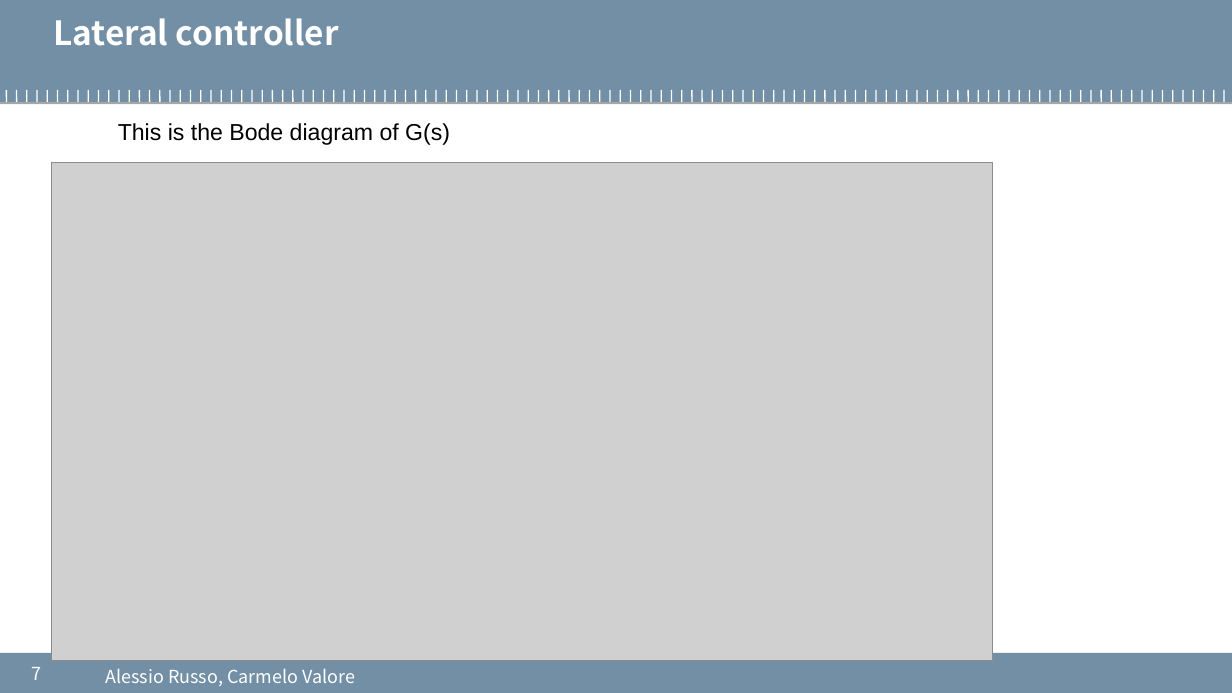
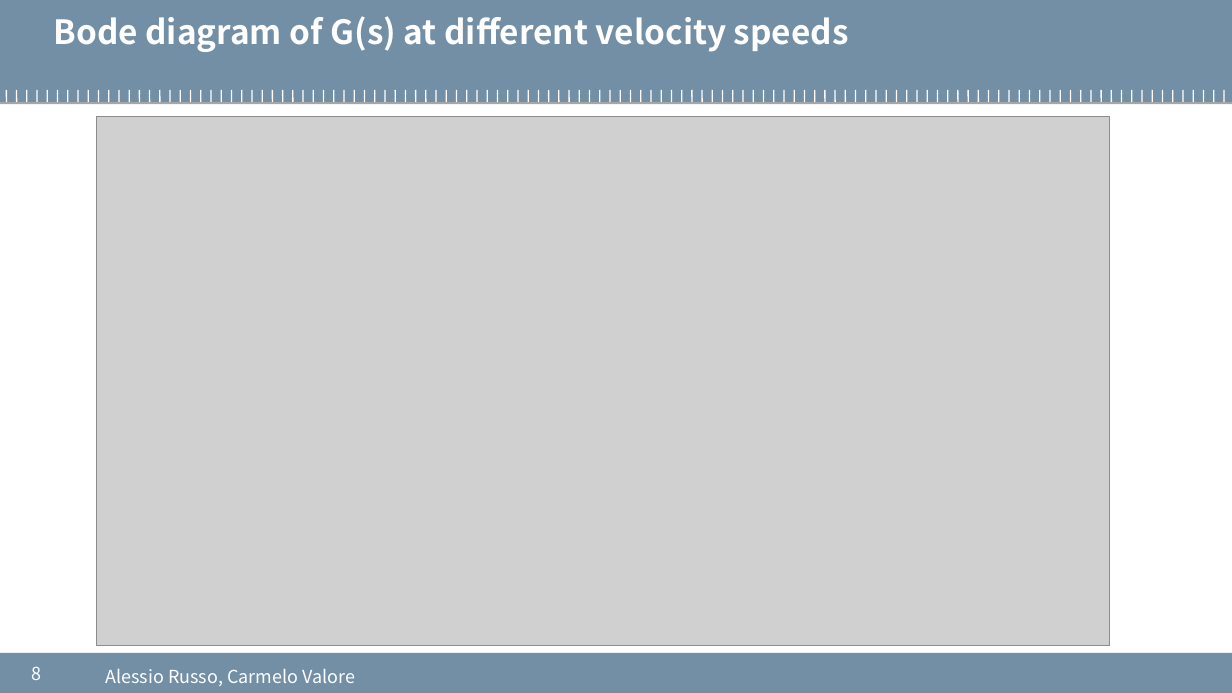
Before and after one commit to cvalore/mida2-project, a slide deck: slide 8 of presentations/20200907_meeting7.pptx (slide 7 before the commit). Drawn at 1232x693 pixels with LibreOffice and Linux fonts; fonts in the diff are those of the drawing; grey boxes stand for pictures; background and template pictures are left out. Boxes give left, top, right and bottom in pixels: in the first picture for what was removed or moved away, otherwise in the second. Text is boxed around its words. In the diff, an @@ line names an element or a change of style, - is before the commit and + after.

```diff
--- a/presentations/20200907_meeting7.pptx
+++ b/presentations/20200907_meeting7.pptx
@@ text at (x1=53, y1=16, x2=849, y2=52): text changed @@
-Lateral controller
+Bode diagram of G(s) at different velocity speeds
@@ picture resized from (x1=52, y1=163, x2=994, y2=660) to (x1=96, y1=117, x2=1110, y2=646) @@
@@ text removed at (x1=118, y1=123, x2=450, y2=145) @@
-This is the Bode diagram of G(s)
@@ page number at (x1=31, y1=666, x2=41, y2=680): text changed @@
-7
+8
```
Also in this commit, not shown: 8 other slides changed, 12 slides added, 1 slide removed, 1 other file.
